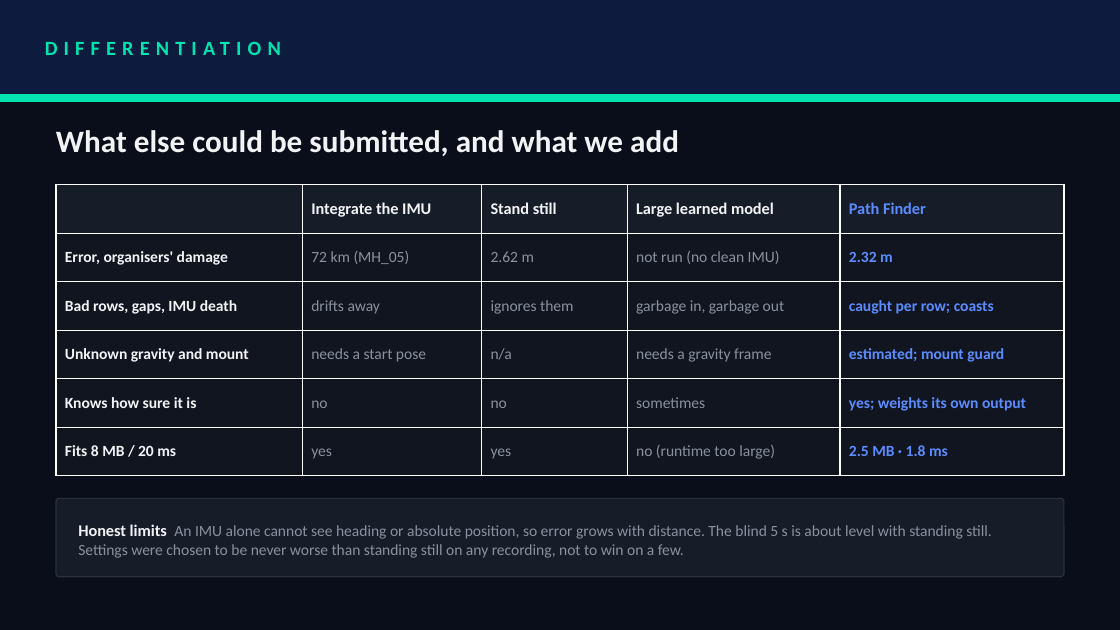
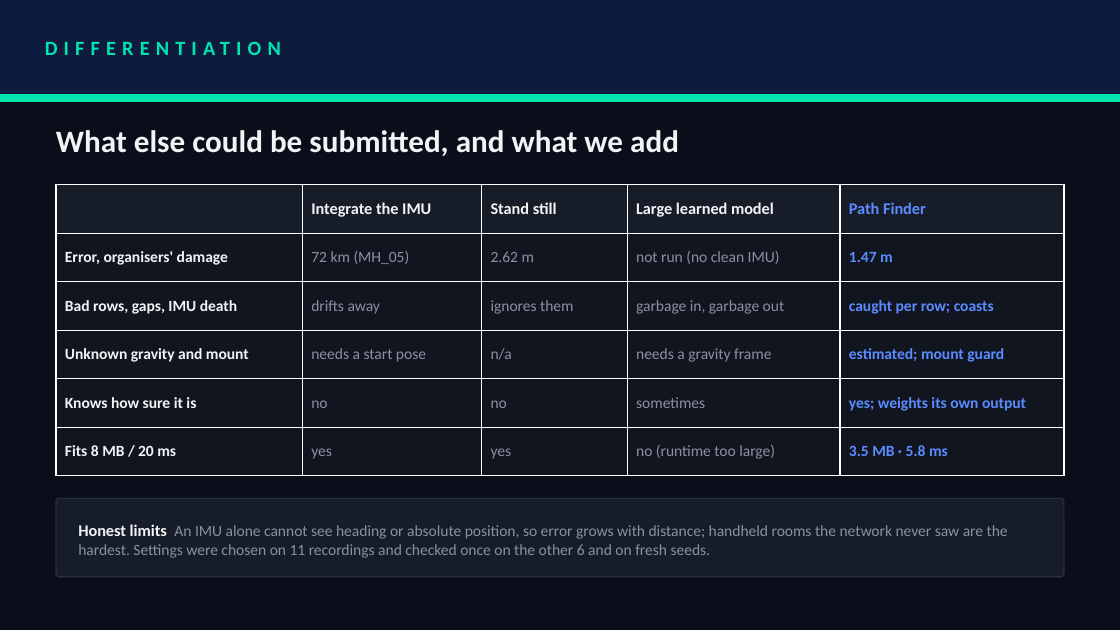
Before and after one commit to rehaanajani/pathfinder-xr, a slide deck: slide 6 of deck/SRMIST_CaliforniaBurrito.pptx. Drawn at 1120x630 pixels with LibreOffice and Linux fonts; fonts in the diff are those of the drawing. Boxes give left, top, right and bottom in pixels: in the first picture for what was removed or moved away, otherwise in the second. Text is boxed around its words. In the diff, an @@ line names an element or a change of style, - is before the commit and + after.

```diff
--- a/deck/SRMIST_CaliforniaBurrito.pptx
+++ b/deck/SRMIST_CaliforniaBurrito.pptx
@@ table at (x1=56, y1=185, x2=1064, y2=476) @@
-row 2, column 5: 2.32 m
+row 2, column 5: 1.47 m
-row 6, column 5: 2.5 MB · 1.8 ms
+row 6, column 5: 3.5 MB · 5.8 ms
@@ text at (x1=78, y1=524, x2=1008, y2=558): text changed @@
-Honest limits An IMU alone cannot see heading or absolute position, so error grows with distance. The blind 5 s is about level with standing still. Settings were chosen to be never worse than standing still on any recording, not to win on a few.
+Honest limits An IMU alone cannot see heading or absolute position, so error grows with distance; handheld rooms the network never saw are the hardest. Settings were chosen on 11 recordings and checked once on the other 6 and on fresh seeds.
```
Also in this commit, not shown: 6 other slides changed, 5 other files.
